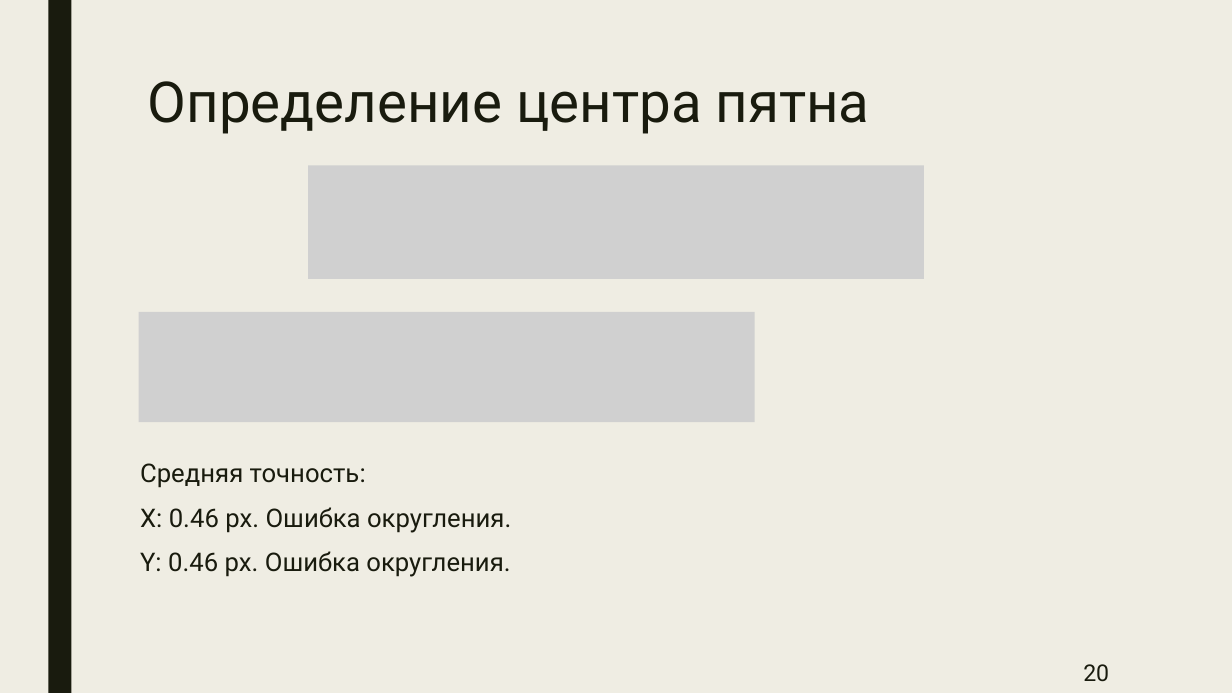
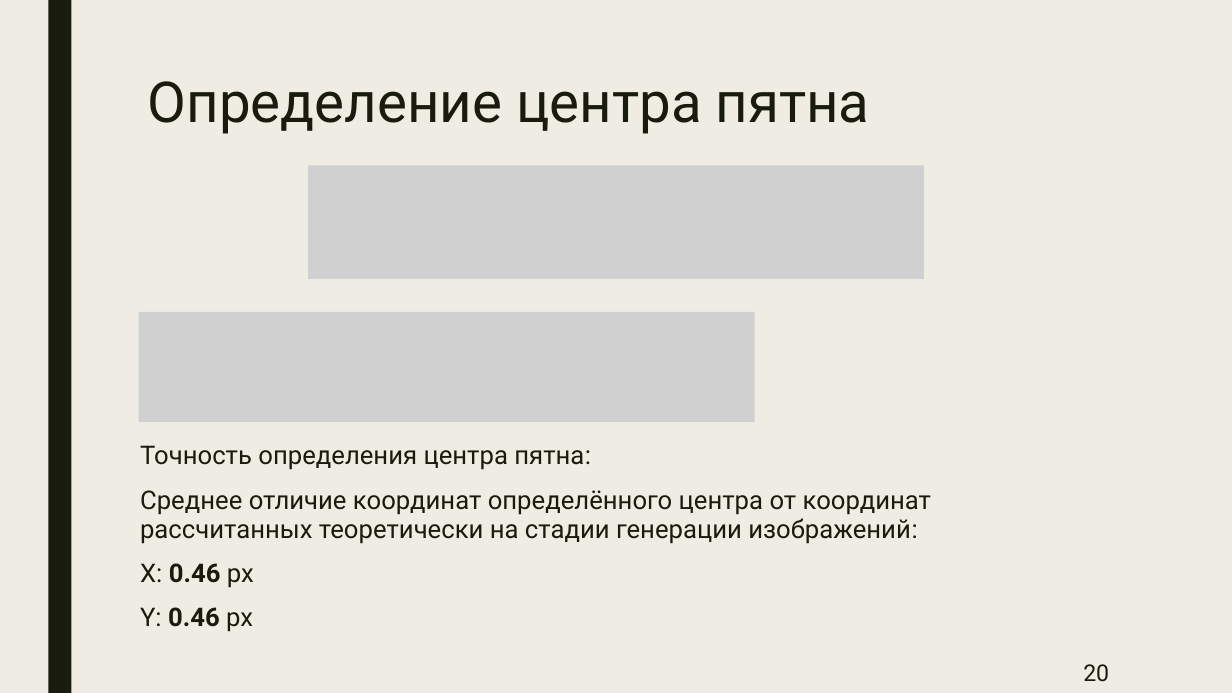
Before and after one commit to BarikQ/course_4, a slide deck: slide 20 of Pres/Диплом преза.pptx. Drawn at 1232x693 pixels with LibreOffice and Linux fonts; fonts in the diff are those of the drawing; grey boxes stand for pictures. Boxes give left, top, right and bottom in pixels: in the first picture for what was removed or moved away, otherwise in the second. Text is boxed around its words. In the diff, an @@ line names an element or a change of style, - is before the commit and + after.

```diff
--- a/Pres/Диплом преза.pptx
+++ b/Pres/Диплом преза.pptx
@@ text at bbox=[140, 445, 931, 632]: text changed @@
-Средняя точность:
-X: 0.46 px. Ошибка округления.
-Y: 0.46 px. Ошибка округления.
+Точность определения центра пятна:
+Среднее отличие координат определённого центра от координат рассчитанных теоретически на стадии генерации изображений:
+X: 0.46 px
+Y: 0.46 px
```
Also in this commit, not shown: 1 other slide changed, 1 slide added, 1 other file.
